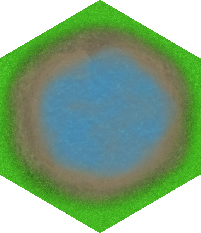
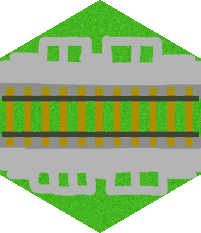
Two versions of the same layered image (201x233). Layer-by-layer changes:
added layer "straight track" above "station tile" over (x1=2, y1=86, x2=199, y2=147)
added layer "station tile" above "straight track tile" over (x1=0, y1=35, x2=201, y2=197)
hid "Light grass overlay" over (x1=0, y1=18, x2=201, y2=214)
hid "Grass overlay" over (x1=0, y1=18, x2=200, y2=214)
hid "Mud overlay" over (x1=0, y1=18, x2=201, y2=214)
hid "Water tile" over (x1=0, y1=18, x2=201, y2=214)
showed "Grass tile" over (x1=0, y1=18, x2=201, y2=214)
hid "Tile 2x white" over (x1=0, y1=18, x2=201, y2=214)
